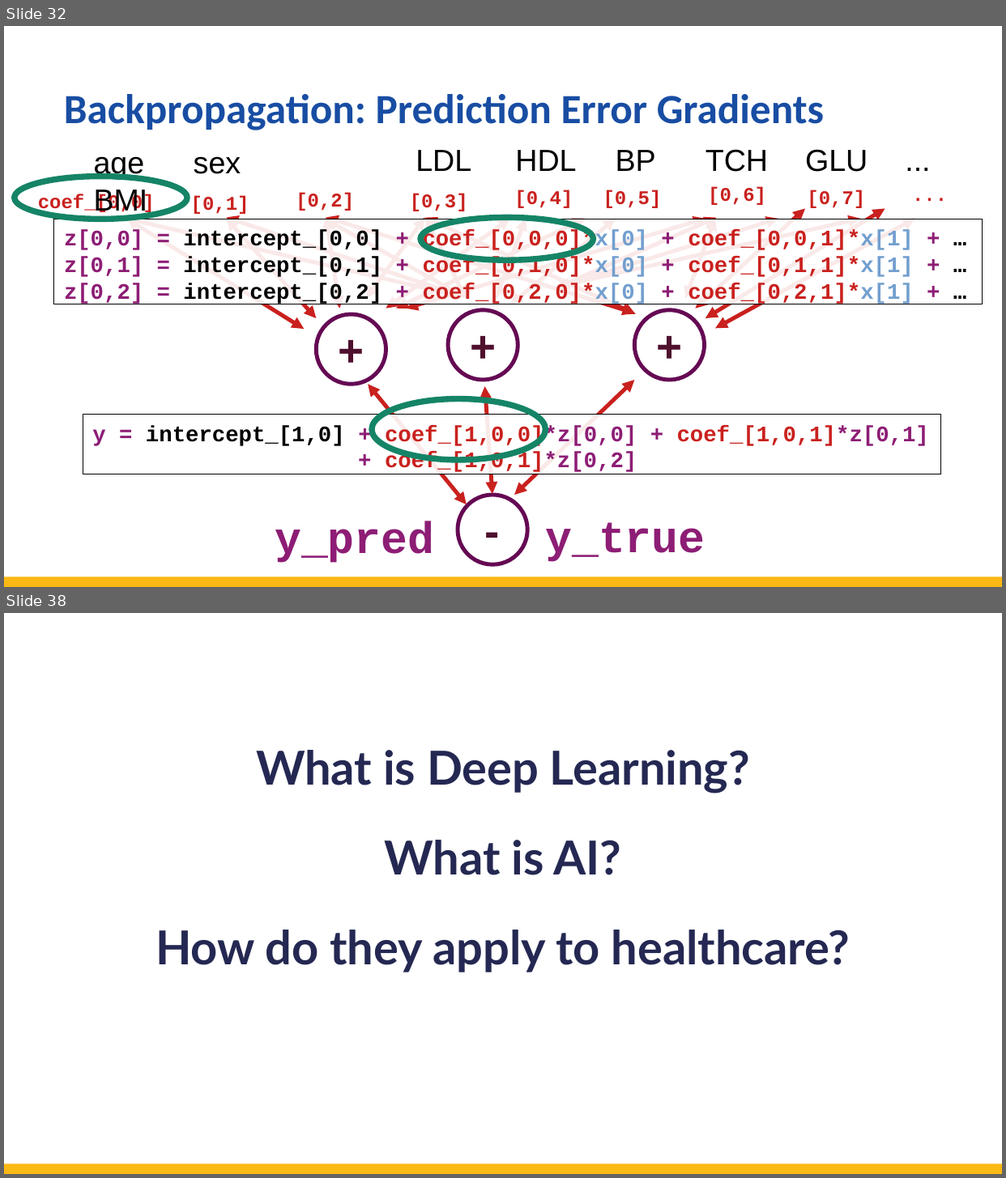
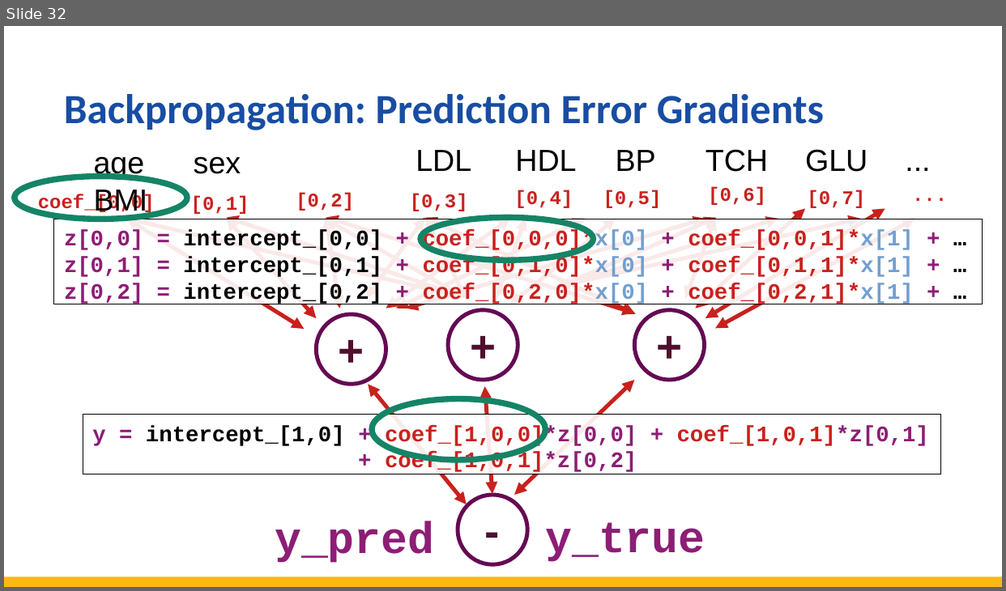
Before and after one commit to totalgood/dsdh, a slide deck: modules/L05/L5--deep-learning-ai.odp. Shown one above the other, each under a label of ours: slides 32 and 38 before the commit, slide 32 after it; the slides between them are not shown. The pictures are 1006x1178 and 1006x591 pixels, drawn with LibreOffice and Linux fonts; fonts in the diff are those of the drawing. Boxes give left, top, right and bottom in pixels: in the first picture for what was removed or moved away, otherwise in the second. Text is boxed around its words. In the diff, an @@ line names an element or a change of style, - is before the commit and + after.

```diff
--- a/modules/L05/L5--deep-learning-ai.odp
+++ b/modules/L05/L5--deep-learning-ai.odp
@@ slide 38 removed at bbox=[4, 613, 1002, 1174], background #FFFFFF; not listed: 1 template element that a slide beside it also shows @@
@@ title removed at bbox=[155, 750, 850, 973] @@
-What is Deep Learning?
-What is AI?
-How do they apply to healthcare?
```
Also in this commit, not shown: 4 slides changed, 9 other slides removed, 37 other files.
